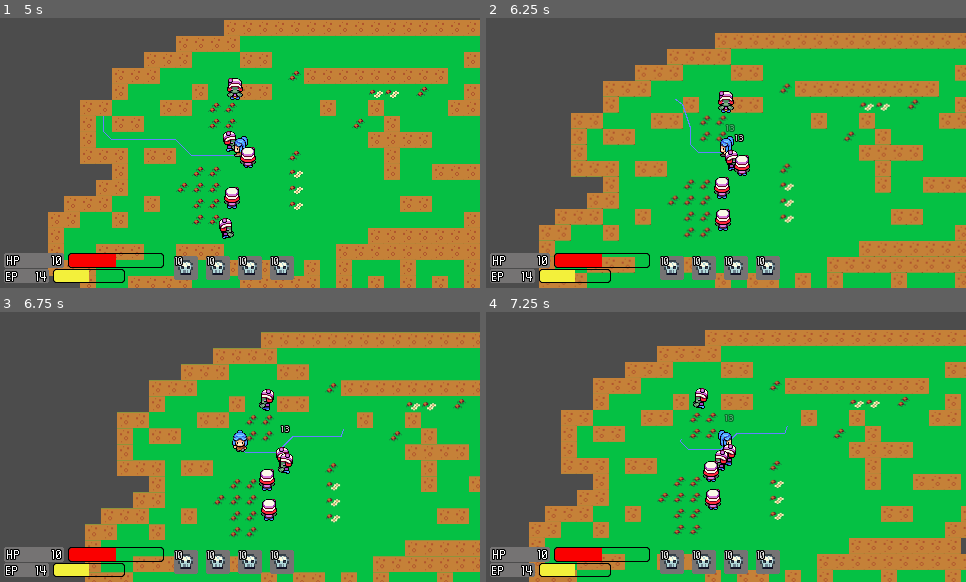
Above: before the commit, frames 1-4 (two rows, left to right).
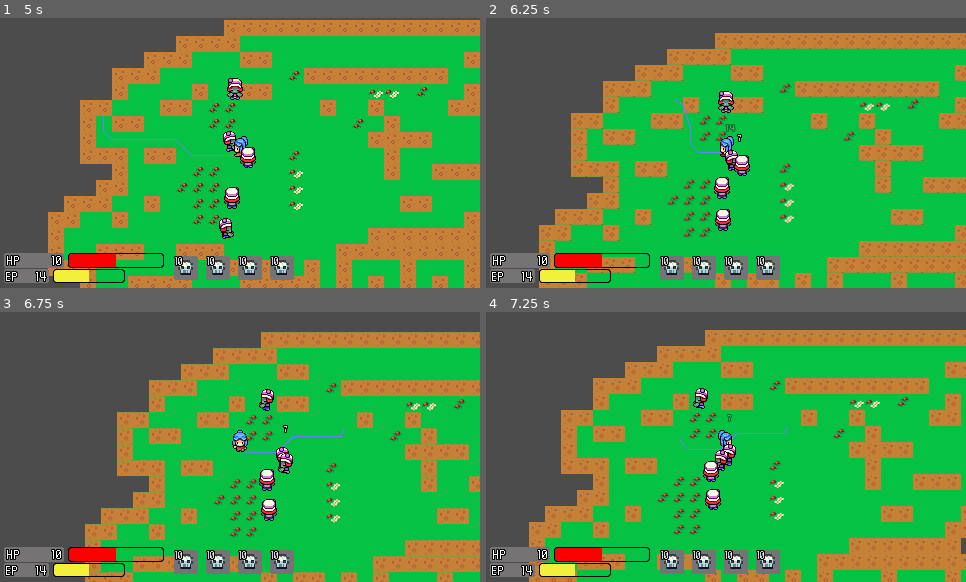
Above: after the commit, the same moments.

Repository: destroysound/DungeonCrawl
Game: Godot game, scene res://GameScene.tscn
Two runs of this game, one before a commit and one after it. Both use one fixed random seed, a clock stepped at 60 frames per second and the inputs below.
Inputs (mouse positions are in pixels of both pictures, inside the frame that each line leads up to):
- Up to frame 1 (5 s): move the mouse to (62, 212) at 0.52 s; click (62, 212) at 0.67 s; move the mouse to (120, 163) at 1.27 s; click (120, 163) at 1.42 s; move the mouse to (187, 66) at 2.02 s; click (187, 66) at 2.17 s; move the mouse to (244, 61) at 2.77 s; click (244, 61) at 2.92 s; move the mouse to (235, 207) at 3.52 s; click (235, 207) at 3.67 s; move the mouse to (96, 112) at 4.27 s; click (96, 112) at 4.42 s
- Up to frame 2 (6.25 s): move the mouse to (750, 153) at 5.02 s; click (750, 153) at 5.17 s; move the mouse to (654, 85) at 5.77 s; click (654, 85) at 5.92 s
- Up to frame 3 (6.75 s): move the mouse to (345, 433) at 6.52 s; click (345, 433) at 6.67 s
- Up to frame 4 (7.25 s): no input

Frame 1 is identical in both runs. In frame 2, less than 0.1% of the frame differs, in the area x 50-54%, y 39-46%; in frame 3, less than 0.1%; in frame 4, less than 0.1%.

Commit message:
damage text means something

Diff:
--- a/DamageText.gd
+++ b/DamageText.gd
@@ -2,12 +2,15 @@
 class_name DamageText
 
 onready var label = $Label
+onready var critLabel = $CritLabel
 onready var animationPlayer = $AnimationPlayer
 var amount : int = 0
 var hideTimer
+var critted : = false
 
 func _ready():
 	label.text = String(amount)
+	critLabel.text = String(amount)
 	animationPlayer.play("Fadeout")
 	hideTimer = Timer.new()
 	add_child(hideTimer)
@@ -15,6 +18,9 @@
 	hideTimer.wait_time = 1.60
 	hideTimer.connect("timeout", self, "_hide_timeout")
 	hideTimer.start()
+	if critted:
+		label.visible = false
+		critLabel.visible = true
 
 func _process(_delta):
 	position -= Vector2(0, 0.3)
--- a/DamageText.tscn
+++ b/DamageText.tscn
@@ -1,10 +1,18 @@
-[gd_scene load_steps=5 format=2]
+[gd_scene load_steps=6 format=2]
 
 [ext_resource path="res://Fonts/Nintendo-DS-BIOS.ttf" type="DynamicFontData" id=1]
 [ext_resource path="res://DamageText.gd" type="Script" id=2]
 
 [sub_resource type="DynamicFont" id=1]
 size = 11
+outline_size = 1
+outline_color = Color( 0, 0, 0, 1 )
+extra_spacing_bottom = 1
+extra_spacing_char = 1
+font_data = ExtResource( 1 )
+
+[sub_resource type="DynamicFont" id=3]
+size = 13
 outline_size = 1
 outline_color = Color( 0, 0, 0, 1 )
 extra_spacing_bottom = 1
@@ -26,12 +34,23 @@
 "update": 0,
 "values": [ Color( 1, 1, 1, 1 ), Color( 1, 1, 1, 1 ), Color( 1, 1, 1, 0 ) ]
 }
+tracks/1/type = "value"
+tracks/1/path = NodePath("CritLabel:modulate")
+tracks/1/interp = 1
+tracks/1/loop_wrap = true
+tracks/1/imported = false
+tracks/1/enabled = true
+tracks/1/keys = {
+"times": PoolRealArray( 0, 0.7, 1.5 ),
+"transitions": PoolRealArray( 1, 1, 1 ),
+"update": 0,
+"values": [ Color( 0.956863, 0.952941, 0.439216, 1 ), Color( 0.956863, 0.952941, 0.439216, 1 ), Color( 0.956863, 0.952941, 0.439216, 0 ) ]
+}
 
 [node name="DamageText" type="Node2D"]
 script = ExtResource( 2 )
 
 [node name="Label" type="Label" parent="."]
-modulate = Color( 1, 1, 1, 0 )
 margin_left = -19.875
 margin_top = -7.125
 margin_right = 20.125
@@ -44,5 +63,20 @@
 "_edit_use_anchors_": false
 }
 
+[node name="CritLabel" type="Label" parent="."]
+visible = false
+modulate = Color( 0.956863, 0.952941, 0.439216, 1 )
+margin_left = -19.875
+margin_top = -7.125
+margin_right = 20.125
+margin_bottom = 6.875
+custom_fonts/font = SubResource( 3 )
+text = "100"
+align = 1
+valign = 1
+__meta__ = {
+"_edit_use_anchors_": false
+}
+
 [node name="AnimationPlayer" type="AnimationPlayer" parent="."]
 anims/Fadeout = SubResource( 2 )
--- a/Enemy.gd
+++ b/Enemy.gd
@@ -68,7 +68,9 @@
 	if attackVector.length() < attackRange:
 		var damage = damageText.instance()
 		damage.position = character.global_position + Vector2(0, -16)
-		damage.amount = roll_damage()
+		var damageOutput = roll_damage()
+		damage.amount = damageOutput[0]
+		damage.critted = damageOutput[1]
 		gameScene.call_deferred("add_child", damage)
 
 func _set_engaged(collision):
--- a/Player.gd
+++ b/Player.gd
@@ -58,7 +58,9 @@
 	if attackVector.length() < attackRange:
 		var damage = damageText.instance()
 		damage.position = selectedEnemy.global_position + Vector2(0, -16)
-		damage.amount = roll_damage()
+		var damageOutput = roll_damage()
+		damage.amount = damageOutput[0]
+		damage.critted = damageOutput[1]
 		gameScene.call_deferred("add_child", damage)
 		var cardinal_direction = int(4.0 * (attackVector.rotated(PI / 4.0).angle() + PI) / TAU)
 		match cardinal_direction:
--- a/StatEntity.gd
+++ b/StatEntity.gd
@@ -7,11 +7,15 @@
 var attackRange : = 20
 var attackBase := 5
 var attackRandom := 10
+var critChance := .5
 
 var rng = RandomNumberGenerator.new()
 
 func roll_damage ():
-	return rng.randi_range(0, attackRandom-1) + attackBase
+	var critted : bool = rng.randf_range(0,1) < critChance
+	if critted:
+		return [(rng.randi_range(0, attackRandom-1) + attackBase) * 2, critted]
+	return [rng.randi_range(0, attackRandom-1) + attackBase, critted]
 
 func take_damage (dmgToTake):
 	curHp -= dmgToTake
